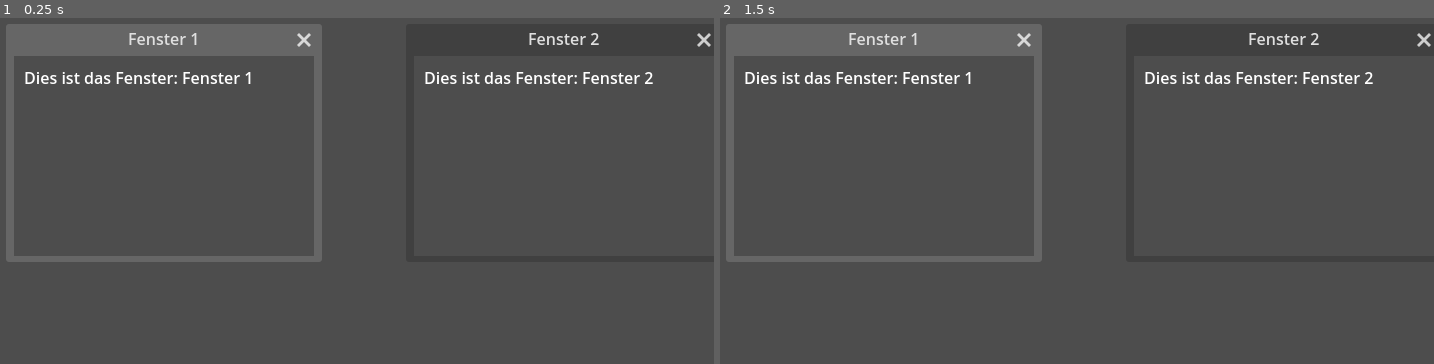
Above: before the commit, frames 1-2 (left to right).
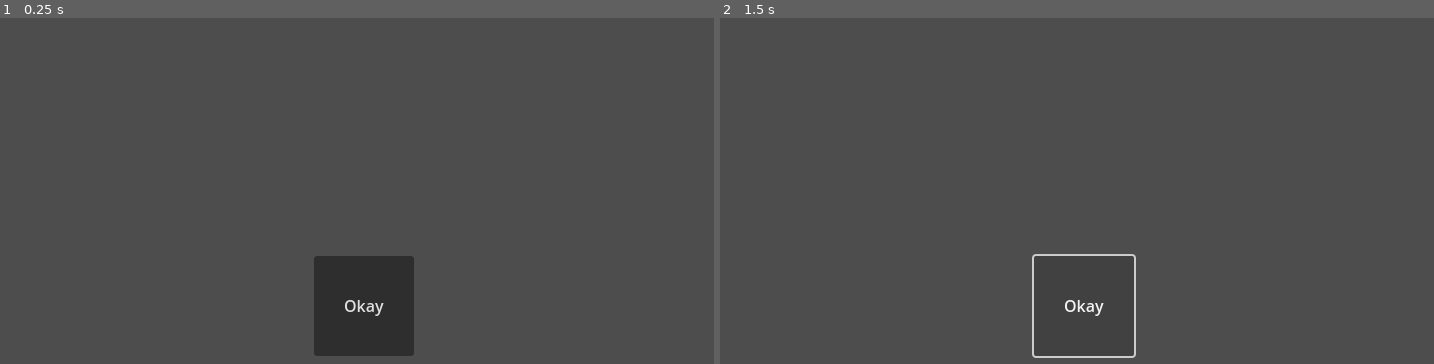
Above: after the commit, the same moments.

Repository: GizehFire/GodotPrototypTest
Game: Godot game, scene res://main.tscn
Two runs of this game, one before a commit and one after it. Both use one fixed random seed, a clock stepped at 60 frames per second and the inputs below.
Inputs (mouse positions are in pixels of both pictures, inside the frame that each line leads up to):
- Up to frame 1 (0.25 s): no input
- Up to frame 2 (1.5 s): click (1084, 305) at 0.5 s, where only the run after the commit has a clickable "Okay"; click (1084, 305) at 1.25 s, where only the run after the commit has a clickable "Okay"

The runs differ from the first frame. In frame 1, 11% of the frame differs, in the area x 0-100%, y 1-98%; in frame 2, 7.7%.

Commit message:
Callable und button.new()

Diff:
--- a/main.gd
+++ b/main.gd
@@ -1,37 +1,24 @@
-extends Node
-
-# Funktion zum Erstellen und Anzeigen eines neuen, separaten Fensters
-func create_new_window(title: String, position: Vector2i, size: Vector2i, start_time: int):
-	var new_window = Window.new()
-	new_window.title = title
-	new_window.position = position
-	new_window.size = size
-
-	# Füge ein Label als Inhalt zum Fenster hinzu
-	var label = Label.new()
-	label.text = "Dies ist das Fenster: " + title
-	label.position = Vector2(10, 10)
-
-	# Füge das Label dem Fenster hinzu
-	new_window.add_child(label)
-
-	# Zeige das Fenster an
-	new_window.show()
-
-	# Füge das neue Fenster zum Root-Viewport hinzu, verzögert, um den Fehler zu vermeiden
-	get_tree().get_root().call_deferred("add_child", new_window)
-
-	# Messung der Verzögerung nach dem Hinzufügen des Fensters
-	var end_time = Time.get_ticks_msec()  # Verwende Time.get_ticks_msec() anstelle von OS.get_ticks_msec()
-	var delay = end_time - start_time
-	print("Verzögerung für Fenster '", title, "': ", delay, " ms")
-
-# Funktion zum Erstellen von zwei getrennten Fenstern
-func create_two_windows():
-	var start_time = Time.get_ticks_msec()  # Startzeit festlegen
-	create_new_window("Fenster 1", Vector2i(100, 100), Vector2i(300, 200), start_time)
-	create_new_window("Fenster 2", Vector2i(500, 100), Vector2i(300, 200), start_time)
+extends Node2D
 
 func _ready():
-	# Rufe die Funktion zum Erstellen der beiden Fenster auf
-	create_two_windows()
+
+	var OkayButton = Button.new()
+	OkayButton.text = "Okay"
+	OkayButton.size = Vector2(100,100)
+	OkayButton.position = Vector2(800/2, 600/2)
+	OkayButton.connect("pressed", Callable(self, "_on_OkayButton_pressed"))
+	add_child(OkayButton)
+
+	# Erstelle einen Callable und binde einen Parameter
+	var callable_instance = Callable(self, "_print_message").bind("Das ist eine Nachricht mit einem Parameter.")
+
+	# Rufe die Methode mit dem gebundenen Parameter auf
+	callable_instance.call()
+
+func _print_message(message):
+
+	print(message)
+
+func _on_OkayButton_pressed():
+
+	print("Du hast ein Button gedrueckt")
